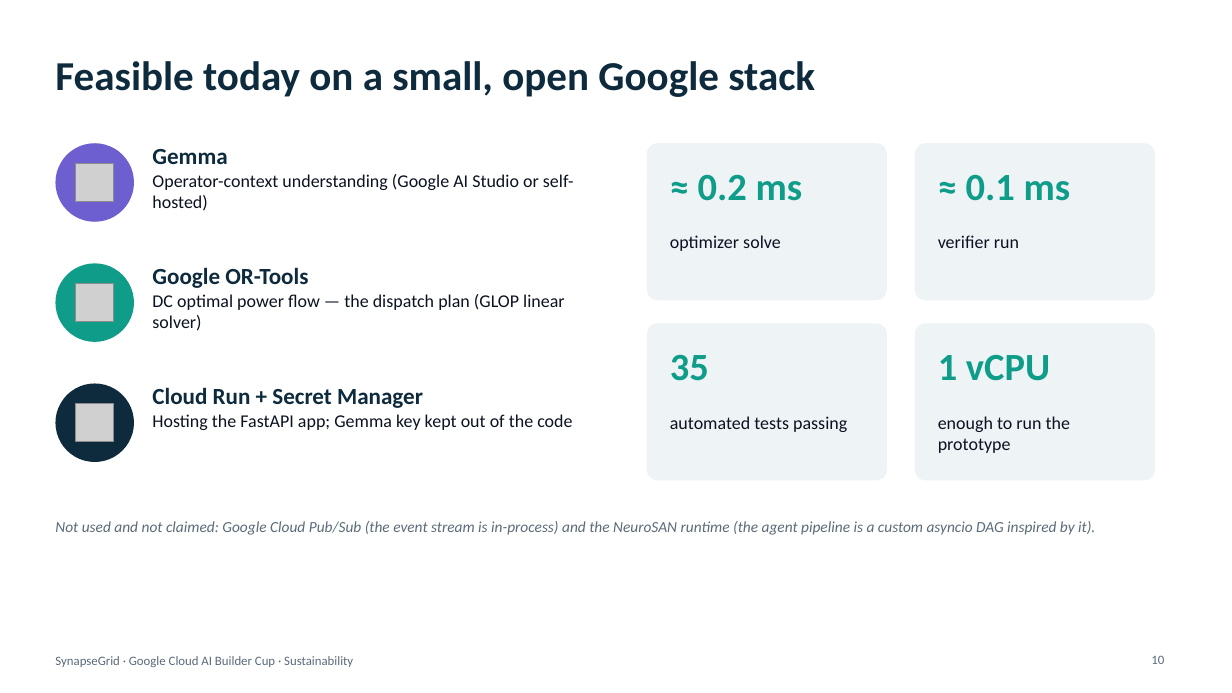
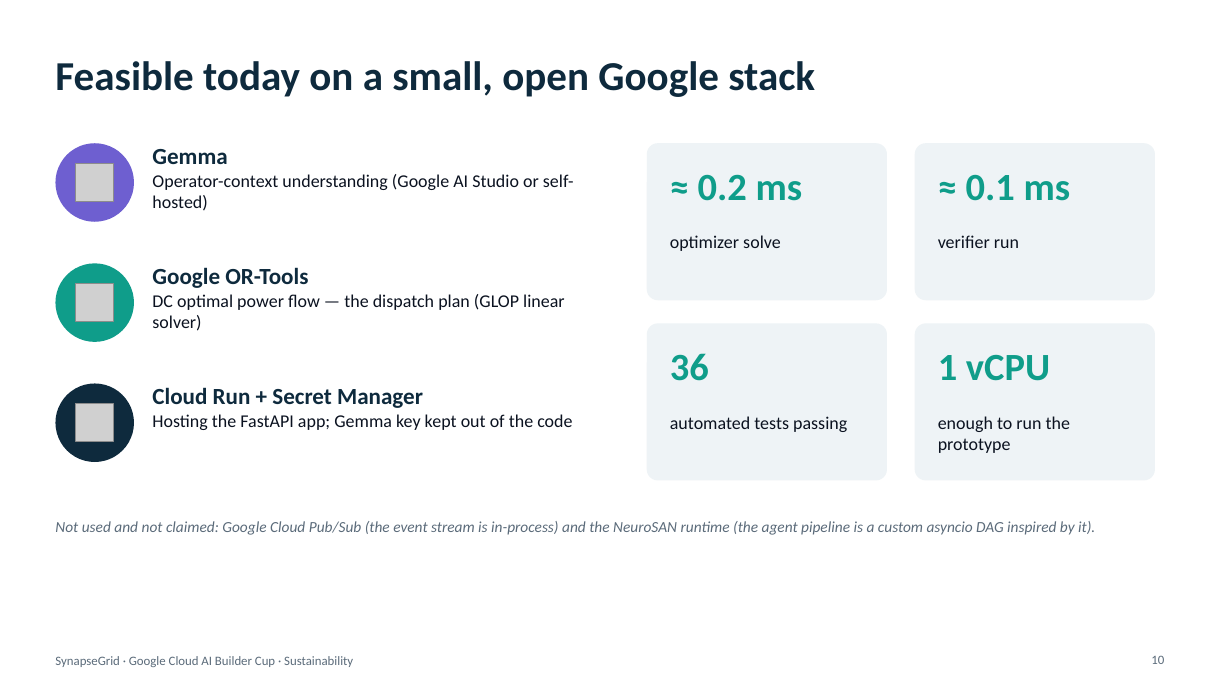
Before and after one commit to souzataniya/Medical, a slide deck: slide 10 of SynapseGrid-Proposal.pptx. Drawn at 1232x693 pixels with LibreOffice and Linux fonts; fonts in the diff are those of the drawing; grey boxes stand for pictures. Boxes give left, top, right and bottom in pixels: in the first picture for what was removed or moved away, otherwise in the second. Text is boxed around its words. In the diff, an @@ line names an element or a change of style, - is before the commit and + after.

```diff
--- a/SynapseGrid-Proposal.pptx
+++ b/SynapseGrid-Proposal.pptx
@@ text at box(670, 353, 709, 381): text changed @@
-35
+36
```
Also in this commit, not shown: 1 other slide changed, 6 other files.
